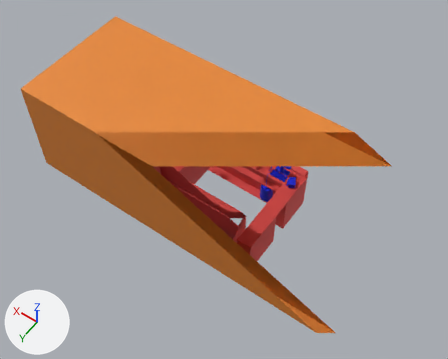
An edit to the FBX model Assets/Props/Bar Final.fbx, drawn before and after from the same camera.
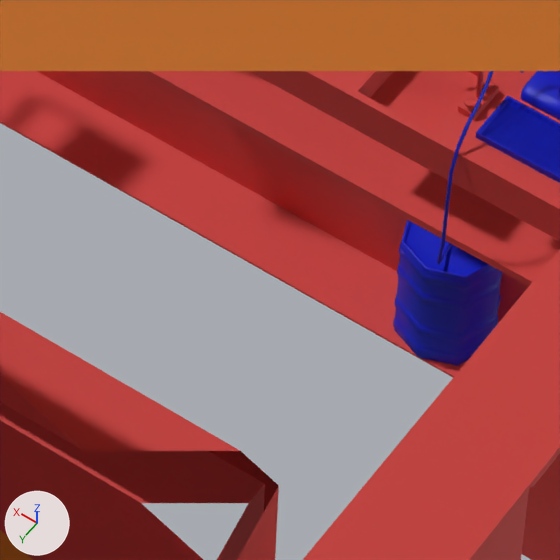
Each version is shown whole from a camera (50 mm lens) standing at (-5.57, 8.14, 13.66) and looking at (0.09, 0.22, 1.22), then close up on the part from 47% to 62% of the width and 44% to 63% of the height. The axes (+X, +Y, +Z) are drawn at lower left. The lights are the same throughout. The first two pictures are the older version. Everything nearer to the camera than a plane just in front of the edit is cut away. Where no turn or scale is listed for an object, it has been applied to the vertices.

Names of what the first close-up shows: 'Bar Back', 'Bar Door', 'Bar Front', 'Bar Front.001', 'Bar Roof', 'Beer Keg', 'Beer tap.003', 'Beer waste', 'BézierCurve'.
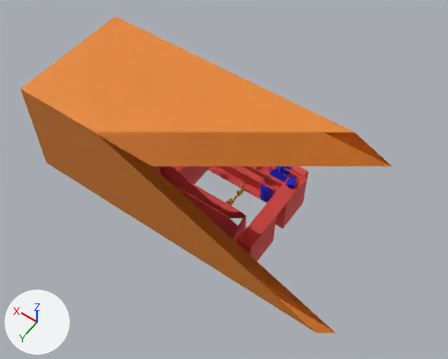
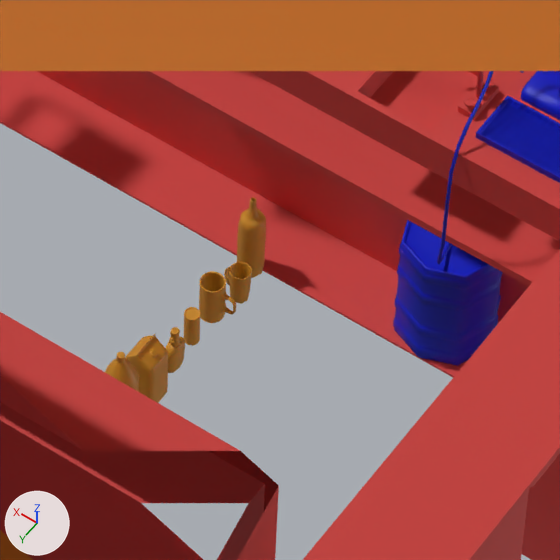
Where the change shows, as pixel boxes [x1, y1, x2, y2] in the close-ups (560 x 560 px):
```json
{"object": "OJ", "change": "added", "after": [126, 334, 168, 403], "on screen": "orange"}
{"object": "Liquor Bottle.003", "change": "added", "after": [237, 197, 266, 278], "on screen": "orange"}
{"object": "Beer", "change": "added", "after": [199, 271, 236, 323], "on screen": "orange"}
{"object": "Tall Glass", "change": "added", "after": [229, 261, 252, 304], "on screen": "orange"}
{"object": "Soda", "change": "added", "after": [105, 351, 140, 392], "on screen": "orange"}
{"object": "Syrup", "change": "added", "after": [165, 327, 185, 373], "on screen": "orange"}
{"object": "Can", "change": "added", "after": [183, 307, 200, 346], "on screen": "orange"}
{"object": "Shot Glass", "change": "added", "after": [224, 266, 231, 286]}
```

Edits to the scene script, one JSON object a line:
```json
{"op": "add", "block": "mat_drinks", "code": ["mat_drinks = principled_material('Drinks')", "mat_drinks.base_color = (0.8, 0.384, 0.0344)  # orange #e7a734"]}
{"op": "add", "block": "me_cube_114", "code": ["me_cube_114 = bpy.data.meshes.new('Cube.114')", "me_cube_114.from_pydata(...)  # 305 vertices, 300 faces; spans x -0.046..0.046, y -0.046..0.046, z -0.001..0.363", "me_cube_114.materials.append(mat_drinks)  # orange #e7a734"]}
{"op": "add", "block": "me_cube_018", "code": ["me_cube_018 = bpy.data.meshes.new('Cube.018')", "me_cube_018.from_pydata(...)  # 476 vertices, 464 faces; spans x -0.059..0.059, y -0.059..0.059, z 0.0..0.394", "me_cube_018.materials.append(mat_drinks)  # orange #e7a734"]}
{"op": "add", "block": "me_cube_002", "code": ["me_cube_002 = bpy.data.meshes.new('Cube.002')", "me_cube_002.from_pydata(...)  # 138 vertices, 136 faces; spans x -0.0376..0.0376, y -0.0376..0.0376, z 0.0..0.1454", "me_cube_002.materials.append(mat_drinks)  # orange #e7a734"]}
{"op": "add", "block": "me_cube_008", "code": ["me_cube_008 = bpy.data.meshes.new('Cube.008')", "me_cube_008.from_pydata(...)  # 690 vertices, 688 faces; spans x -0.0266..0.0266, y -0.0266..0.0266, z 0.0..0.1392", "me_cube_008.materials.append(mat_drinks)  # orange #e7a734"]}
{"op": "add", "block": "me_cube_013", "code": ["me_cube_013 = bpy.data.meshes.new('Cube.013')", "me_cube_013.from_pydata(...)  # 442 vertices, 440 faces; spans x -0.053..0.053, y -0.05..0.05, z 0.0..0.28", "me_cube_013.materials.append(mat_drinks)  # orange #e7a734"]}
{"op": "add", "block": "me_cube_006", "code": ["me_cube_006 = bpy.data.meshes.new('Cube.006')", "me_cube_006.from_pydata(...)  # 760 vertices, 760 faces; spans x -0.092..0.043, y -0.043..0.043, z 0.0..0.17", "me_cube_006.materials.append(mat_drinks)  # orange #e7a734"]}
{"op": "add", "block": "me_cube_016", "code": ["me_cube_016 = bpy.data.meshes.new('Cube.016')", "me_cube_016.from_pydata(...)  # 138 vertices, 136 faces; spans x -0.0277..0.0277, y -0.0277..0.0277, z 0.0..0.0546", "me_cube_016.materials.append(mat_drinks)  # orange #e7a734"]}
{"op": "add", "block": "me_cube_019", "code": ["me_cube_019 = bpy.data.meshes.new('Cube.019')", "me_cube_019.from_pydata(...)  # 278 vertices, 278 faces; spans x -0.023..0.023, y -0.049..0.049, z 0.0..0.194", "me_cube_019.materials.append(mat_drinks)  # orange #e7a734"]}
{"op": "add", "block": "ob_liquor_bottle_003", "code": ["ob_liquor_bottle_003 = bpy.data.objects.new('Liquor Bottle.003', me_cube_114)", "ob_liquor_bottle_003.location = (0.006, -0.553, 0.0)"]}
{"op": "add", "block": "ob_soda", "code": ["ob_soda = bpy.data.objects.new('Soda', me_cube_018)", "ob_soda.location = (-0.018, 0.222, 0.0)"]}
{"op": "add", "block": "ob_tall_glass", "code": ["ob_tall_glass = bpy.data.objects.new('Tall Glass', me_cube_002)", "ob_tall_glass.location = (-0.034, -0.431, 0.0)"]}
{"op": "add", "block": "ob_can", "code": ["ob_can = bpy.data.objects.new('Can', me_cube_008)", "ob_can.location = (-0.004, -0.2, 0.0)"]}
{"op": "add", "block": "ob_oj", "code": ["ob_oj = bpy.data.objects.new('OJ', me_cube_013)", "ob_oj.location = (-0.013, 0.07, 0.0)"]}
{"op": "add", "block": "ob_beer", "code": ["ob_beer = bpy.data.objects.new('Beer', me_cube_006)", "ob_beer.location = (0.003, -0.325, 0.0)"]}
{"op": "add", "block": "ob_shot_glass", "code": ["ob_shot_glass = bpy.data.objects.new('Shot Glass', me_cube_016)", "ob_shot_glass.location = (0.019, -0.465, 0.0)"]}
{"op": "add", "block": "ob_syrup", "code": ["ob_syrup = bpy.data.objects.new('Syrup', me_cube_019)", "ob_syrup.location = (-0.02, -0.078, 0.0)"]}
```
